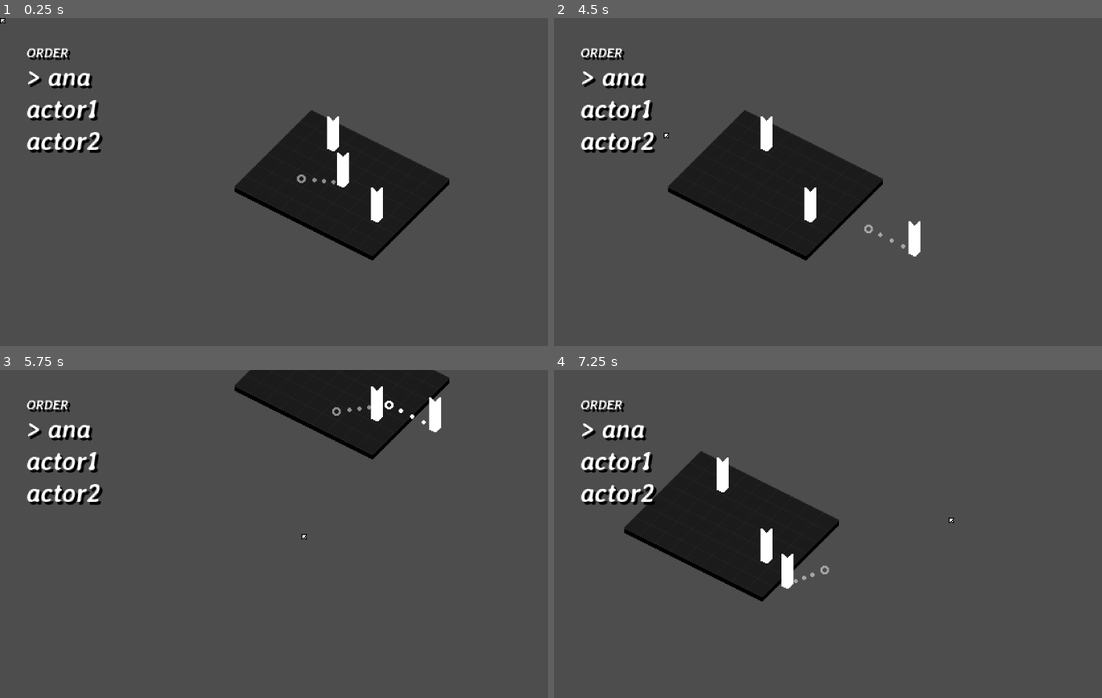
Above: before the commit, frames 1-4 (two rows, left to right).
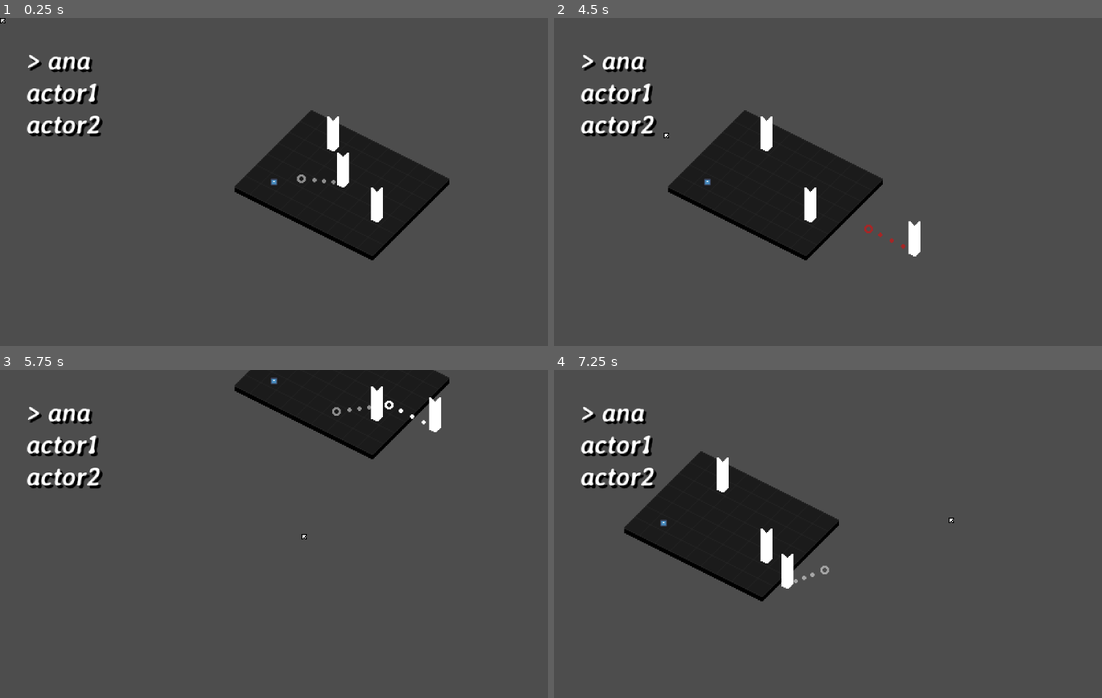
Above: after the commit, the same moments.

Repository: webcatzz/bd
Game: Godot game, scene res://scenes/main.tscn
Two runs of this game, one before a commit and one after it. Both use one fixed random seed, a clock stepped at 60 frames per second and the inputs below. The engine's default icon, where the game draws it, is replaced by a stand-in: a white triangle on a blue panel in a dark square.
Inputs (mouse positions are in pixels of both pictures, inside the frame that each line leads up to):
- Up to frame 1 (0.25 s): no input
- Up to frame 2 (4.5 s): tap Enter (ui_accept) at 0.5, 0.77, 1.07, 1.52, 1.55, 1.82, 3.02, 3.32, 3.77, 3.8, 4.07 s; move the mouse to (948, 165) at 0.52 s; press the mouse at (948, 165) at 0.53 s; hold D (move_right) 0.53-1.28 s; right-click (948, 165) at 0.8 s; move the mouse to (718, 198) at 1.27 s; release the mouse at (718, 198) at 1.28 s; hold S (move_down) 1.28-2.03 s; right-click (718, 198) at 1.35 s; click (718, 198) at 1.42 s; move the mouse to (882, 109) at 2.02 s; hold D (move_right) 2.03-2.78 s; hold Enter (ui_accept) 2.03-2.78 s; click (882, 109) at 2.3 s; move the mouse to (800, 247) at 2.77 s; hold W (move_up) 2.78-3.53 s; click (800, 247) at 2.85 s; right-click (800, 247) at 3.05 s; move the mouse to (992, 231) at 3.52 s; hold E (mode_hit) 3.53-4.28 s; hold A (move_left) from 3.53 s (still down); click (992, 231) at 3.67 s; move the mouse to (663, 132) at 4.27 s; tap Q (mode_move) at 4.35 s
- Up to frame 3 (5.75 s): tap Enter (ui_accept) at 4.52, 4.82 s; click (109, 484) at 4.55 s; move the mouse to (301, 534) at 5.02 s; release A (move_left) at 5.03 s; hold S (move_down) from 5.03 s (still down); hold Right mouse button (right_click) from 5.03 s (still down); click (301, 534) at 5.17 s
- Up to frame 4 (7.25 s): move the mouse to (745, 452) at 5.77 s; release S (move_down) at 5.78 s; release Right mouse button (right_click) at 5.78 s; hold D (move_right) 5.78-6.53 s; click (745, 452) at 5.85 s; tap Enter (ui_accept) at 6.02, 6.05, 6.32, 6.77, 7.07 s; move the mouse to (948, 517) at 6.52 s; hold W (move_up) from 6.53 s (still down); hold Right mouse button (right_click) from 6.53 s (still down); click (948, 517) at 6.8 s

The runs differ from the first frame. In frame 1, 2.9% of the frame differs, in the area x 4-51%, y 9-52%; in frame 2, 3.0%, in the area x 4-65%, y 9-71%; in frame 3, 2.9%; in frame 4, 2.9%.

Commit message:
polished code, added conditions

Diff:
--- a/scenes/actor/action.gd
+++ b/scenes/actor/action.gd
@@ -19,16 +19,14 @@
 # drawing
 
 func _draw() -> void:
-	self_modulate = Palette.WHITE
 	_draw_dots()
-	_draw_sprite(Vector2i(1, 0), end)
+
+	if is_possible:
+		_draw_sprite(Vector2i(1, 0), end)
 
 	if type == Type.HIT:
 		_draw_sprite(Vector2i(2, 0), target)
 		self_modulate = Palette.RED
-
-	#_draw_sprite(Vector2i(1 if type == Type.MOVE else 2 if type == Type.HIT else 0, 0), to)
-	#self_modulate = Color(Palette.WHITE, 0.5)
 
 
 func _draw_sprite(coords: Vector2i, point: Vector2, scale: Vector2 = Vector2.ONE) -> void:
@@ -54,7 +52,7 @@
 # shake
 
 func set_target_shaking(value: bool) -> void:
-	var occupant: Actor = Game.battle.grid.at(target)
+	var occupant := Game.battle.grid.at(target) as Actor
 	if occupant:
 		occupant.sprite.shake() if value else occupant.sprite.stop()
 
@@ -73,8 +71,7 @@
 
 func _set_type(value: Type) -> void:
 	type = value
-	#if type != Type.HIT:
-		#set_target_shaking(false)
+	set_target_shaking(type == Type.HIT)
 	queue_redraw()
 
 
@@ -93,4 +90,11 @@
 
 func _set_is_possible(value: bool) -> void:
 	is_possible = value
+	self_modulate.a = 1.0 if is_possible else 0.5
 	queue_redraw()
+
+
+# init
+
+func _ready() -> void:
+	self_modulate = Palette.WHITE
--- a/scenes/actor/action_queue.gd
+++ b/scenes/actor/action_queue.gd
@@ -25,3 +25,8 @@
 
 func size() -> int:
 	return actions.size()
+
+
+func clear() -> void:
+	while size():
+		pop().queue_free()
--- a/scenes/actor/actor.gd
+++ b/scenes/actor/actor.gd
@@ -3,15 +3,19 @@
 
 @export var traits: Array[StringName]
 
+var conditions: Array[Condition]
+
 @onready var sprite: SplitSprite = $SplitSprite
 @onready var path: ActionQueue = $Path
+@onready var condition_icons: VBoxContainer = $ConditionIcons
 
 
-# turns
+# turn
 
 func take_turn() -> void:
 	path.start = global_position
-	_turn_logic()
+	tick_conditions()
+	end_turn() if is_dead() else _turn_logic()
 
 
 func _turn_logic() -> void:
@@ -20,17 +24,20 @@
 
 func end_turn() -> void:
 	while path.size():
-		var action: Action = path.pop(0)
+		var action := path.pop(0)
 		action.queue_free()
+		await act(action)
 
-		move_to(action.end)
-		if action.target:
-			var target: Actor = Game.battle.grid.at(action.target)
-			if target: hit(target)
+	Game.battle.step()
 
-		await get_tree().create_timer(0.1).timeout
 
-	Game.battle.cont()
+func act(action: Action) -> void:
+	move_to(action.end)
+	if action.target:
+		var target := Game.battle.grid.at(action.target) as Actor
+		if target: hit(target)
+
+	await get_tree().create_timer(0.1).timeout
 
 
 # moving
@@ -40,14 +47,18 @@
 
 
 func can_stand(point: Vector2) -> bool:
-	return true
+	return not Game.battle.grid.at(point)
 
 
 # hitting
 
 func hit(actor: Actor) -> void:
-	actor.remove_trait(actor.traits[-1])
-	actor.sprite.shake(1, 8.0, 0.025)
+	actor.take_hit()
+
+
+func take_hit() -> void:
+	remove_trait(get_trait_at(-1))
+	sprite.shake(1, 8.0, 0.025)
 
 
 func can_hit(actor: Actor) -> bool:
@@ -79,3 +90,47 @@
 
 func get_trait_at(idx: int) -> StringName:
 	return traits[idx]
+
+
+# conditions
+
+func add_condition(condition: Condition) -> void:
+	var same := get_condition(condition.id)
+	if same:
+		same.add(condition)
+	else:
+		conditions.append(condition)
+		condition.ended.connect(remove_condition.bind(condition))
+		# icon
+		var icon := preload("res://scenes/ui/condition_icon.tscn").instantiate()
+		icon.display(condition)
+		condition_icons.add_child(icon)
+
+
+func remove_condition(condition: Condition) -> void:
+	conditions.erase(condition)
+	condition.ended.disconnect(remove_condition)
+
+
+func get_condition(id: StringName) -> Condition:
+	for condition in conditions:
+		if condition.id == id:
+			return condition
+	return null
+
+
+func get_condition_time(id: StringName) -> int:
+	var condition := get_condition(id)
+	return condition.time if condition else 0
+
+
+func get_condition_strength(id: StringName) -> int:
+	var condition := get_condition(id)
+	return condition.strength if condition else 0
+
+
+func tick_conditions() -> void:
+	for condition in conditions:
+		condition.tick()
+		if condition.id == &"doom" and not condition.time:
+			remove_trait(get_trait_at(-1))
--- a/scenes/actor/actor.tscn
+++ b/scenes/actor/actor.tscn
@@ -24,3 +24,9 @@
 top_level = true
 script = ExtResource("4_w6j74")
 metadata/_custom_type_script = "uid://cn2u8sno0xn7k"
+
+[node name="ConditionIcons" type="VBoxContainer" parent="."]
+offset_left = 10.0
+offset_top = -28.0
+offset_right = 18.0
+offset_bottom = -20.0
--- /dev/null
+++ b/scenes/actor/condition.gd
@@ -0,0 +1,31 @@
+class_name Condition
+extends Resource
+
+signal ended
+
+@export var id: StringName
+@export var time: int = 1
+@export var strength: int = 1
+
+
+func _init(id: StringName = &"", time: int = 0, strength: int = 1) -> void:
+	self.id = id
+	self.time = time
+	self.strength = strength
+
+
+func tick() -> void:
+	time -= 1
+	changed.emit()
+	if time == 0:
+		end()
+
+
+func end() -> void:
+	ended.emit()
+
+
+func add(condition: Condition) -> void:
+	time = maxi(time, condition.time)
+	strength = maxi(strength, condition.strength)
+	changed.emit()
--- a/scenes/actor/player.gd
+++ b/scenes/actor/player.gd
@@ -24,8 +24,7 @@
 	if event.is_action_pressed("ui_accept"):
 		end_turn()
 	elif event.is_action_pressed("right_click"):
-		while path.size():
-			path.pop().queue_free()
+		path.clear()
 		add_hover_action()
 	elif hover_action:
 		if event is InputEventMouseMotion:
@@ -55,9 +54,11 @@
 		Action.Type.HIT:
 			hover_action.target = cursor_point
 			hover_action.end = cursor_point + Grid.unit(hover_action.start - cursor_point)
+	hover_action.is_possible = can_stand(hover_action.end)
 
 
 func commit_hover_action() -> void:
+	if not hover_action.is_possible: return
 	hover_action.modulate.a = 1.0
 	hover_action = null
 	if path.size() < path.max_size:
@@ -74,4 +75,5 @@
 # init
 
 func _ready() -> void:
+	Game.player = self
 	set_process_unhandled_input(false)
--- a/scenes/autoloads/game.gd
+++ b/scenes/autoloads/game.gd
@@ -1,5 +1,6 @@
 extends Node
 
+var player: Player
 var battle: Battle
 
 @onready var animator: AnimationPlayer = $Animator
--- a/scenes/battle/battle.gd
+++ b/scenes/battle/battle.gd
@@ -5,24 +5,31 @@
 signal continued
 signal ended
 
+enum State {ONGOING, WON, LOST}
+
 @export var grid: Grid
 @export var actors: Array[Actor]
 
 var actor_idx: int = -1
 
 
+# loop
+
 func start() -> void:
 	Game.battle = self
 	started.emit()
-	cont()
+	step()
+
+
+func step() -> void:
+	match get_state():
+		State.ONGOING: cont()
+		_: end()
 
 
 func cont() -> void:
 	actor_idx = (actor_idx + 1) % actors.size()
-	if actors[actor_idx].is_dead():
-		cont()
-	else:
-		actors[actor_idx].take_turn()
+	actors[actor_idx].take_turn()
 	continued.emit()
 
 
@@ -31,6 +38,16 @@
 	ended.emit()
 
 
+# state
+
+func get_state() -> State:
+	if Game.player.is_dead():
+		return State.LOST
+	elif actors.filter(func(actor: Actor) -> bool: return not actor.is_dead()).size() == 1:
+		return State.WON
+	return State.ONGOING
+
+
 # init
 
 func _ready() -> void:
--- a/scenes/battle/battle.tscn
+++ b/scenes/battle/battle.tscn
@@ -40,6 +40,7 @@
 mouse_filter = 2
 
 [node name="Label" type="Label" parent="UI/Control/Margins/VBoxContainer"]
+visible = false
 layout_mode = 2
 size_flags_horizontal = 0
 size_flags_vertical = 0
--- a/scenes/battle/ui.gd
+++ b/scenes/battle/ui.gd
@@ -2,12 +2,14 @@
 
 @export var order: Label
 
+@onready var battle: Battle = get_parent()
+
 
 func _on_battle_continued() -> void:
 	order.text = ""
-	for i: int in Game.battle.actors.size():
-		if i == Game.battle.actor_idx: order.text += "> "
-		order.text += Game.battle.actors[i].name.to_lower() + "\n"
+	for i: int in battle.actors.size():
+		if i == battle.actor_idx: order.text += "> "
+		order.text += battle.actors[i].name.to_lower() + "\n"
 
 
 # init
--- a/scenes/main.tscn
+++ b/scenes/main.tscn
@@ -7,6 +7,9 @@
 [ext_resource type="PackedScene" uid="uid://8n8jdffujf87" path="res://scenes/battle/battle.tscn" id="3_sugp2"]
 [ext_resource type="Script" uid="uid://ck54slwe0x8gf" path="res://scenes/camera.gd" id="4_jyhfs"]
 [ext_resource type="Script" uid="uid://dnx535csuy1dv" path="res://scenes/actor/player.gd" id="5_o6xl0"]
+[ext_resource type="PackedScene" uid="uid://dn535ip02vhe3" path="res://scenes/tile_condition.tscn" id="8_tipki"]
+[ext_resource type="Texture2D" uid="uid://b0bxis1le3ghw" path="res://icon.svg" id="9_85g3d"]
+[ext_resource type="Script" uid="uid://drrhlpyj8d7ul" path="res://scenes/actor/condition.gd" id="9_choun"]
 
 [sub_resource type="TileSetAtlasSource" id="TileSetAtlasSource_o6xl0"]
 texture = ExtResource("2_tefeu")
@@ -395,6 +398,13 @@
 coords = Vector2i(-1, 7)
 source_id = 0
 tile_id = Vector2i(0, 0)
+
+[sub_resource type="Resource" id="Resource_y57op"]
+script = ExtResource("9_choun")
+id = &"doom"
+time = 2
+strength = 1
+metadata/_custom_type_script = "uid://drrhlpyj8d7ul"
 
 [node name="Main" type="Node2D"]
 
@@ -425,3 +435,10 @@
 [node name="Camera" type="Camera2D" parent="."]
 zoom = Vector2(4, 4)
 script = ExtResource("4_jyhfs")
+
+[node name="TileCondition" parent="." instance=ExtResource("8_tipki")]
+condition = SubResource("Resource_y57op")
+
+[node name="Sprite2D" type="Sprite2D" parent="TileCondition"]
+scale = Vector2(0.05, 0.05)
+texture = ExtResource("9_85g3d")
--- /dev/null
+++ b/scenes/tile_condition.gd
@@ -0,0 +1,8 @@
+extends Area2D
+
+@export var condition: Condition
+
+
+func _on_area_entered(area: Area2D) -> void:
+	if area is Actor:
+		area.add_condition(condition)
--- /dev/null
+++ b/scenes/tile_condition.tscn
@@ -0,0 +1,12 @@
+[gd_scene load_steps=2 format=3 uid="uid://dn535ip02vhe3"]
+
+[ext_resource type="Script" uid="uid://ws7diq42x041" path="res://scenes/tile_condition.gd" id="1_klcqf"]
+
+[node name="TileCondition" type="Area2D"]
+monitorable = false
+script = ExtResource("1_klcqf")
+
+[node name="Shape" type="CollisionPolygon2D" parent="."]
+polygon = PackedVector2Array(-2, -8.5, 12, -1.5, 2, 8.5, -12, 1.5)
+
+[connection signal="area_entered" from="." to="." method="_on_area_entered"]
--- /dev/null
+++ b/scenes/ui/condition_icon.gd
@@ -0,0 +1,10 @@
+extends Control
+
+
+func display(condition: Condition) -> void:
+	condition.changed.connect(update.bind(condition))
+	condition.ended.connect(queue_free)
+
+
+func update(condition: Condition) -> void:
+	$Time.text = "×" + str(condition.time)
--- /dev/null
+++ b/scenes/ui/condition_icon.tscn
@@ -0,0 +1,32 @@
+[gd_scene load_steps=4 format=3 uid="uid://chj32g5yfw5wb"]
+
+[ext_resource type="Texture2D" uid="uid://dbol1ftoxm60p" path="res://assets/modifiers/doom.png" id="1_2wh3p"]
+[ext_resource type="Script" uid="uid://brh5bfdd16rlt" path="res://scenes/ui/condition_icon.gd" id="1_fk6kr"]
+[ext_resource type="FontVariation" uid="uid://d0twb70raork8" path="res://assets/fonts/small.tres" id="2_xobf5"]
+
+[node name="ConditionIcon" type="Control"]
+custom_minimum_size = Vector2(10, 10)
+layout_mode = 3
+anchors_preset = 0
+script = ExtResource("1_fk6kr")
+
+[node name="Icon" type="TextureRect" parent="."]
+layout_mode = 0
+offset_right = 8.0
+offset_bottom = 8.0
+texture = ExtResource("1_2wh3p")
+
+[node name="Time" type="Label" parent="."]
+layout_mode = 1
+anchors_preset = 3
+anchor_left = 1.0
+anchor_top = 1.0
+anchor_right = 1.0
+anchor_bottom = 1.0
+offset_left = -7.0
+offset_top = -4.0
+offset_right = 1.0
+grow_horizontal = 0
+grow_vertical = 0
+theme_override_fonts/font = ExtResource("2_xobf5")
+text = "×4"
Binary file added: assets/modifiers/doom.png
Not shown, added: assets/modifiers/doom.png.import
Not shown, added: scenes/actor/condition.gd.uid
Not shown: 1 places in scenes/main.tscn that only renumber resources
Not shown, added: scenes/tile_condition.gd.uid
Not shown, added: scenes/ui/condition_icon.gd.uid
